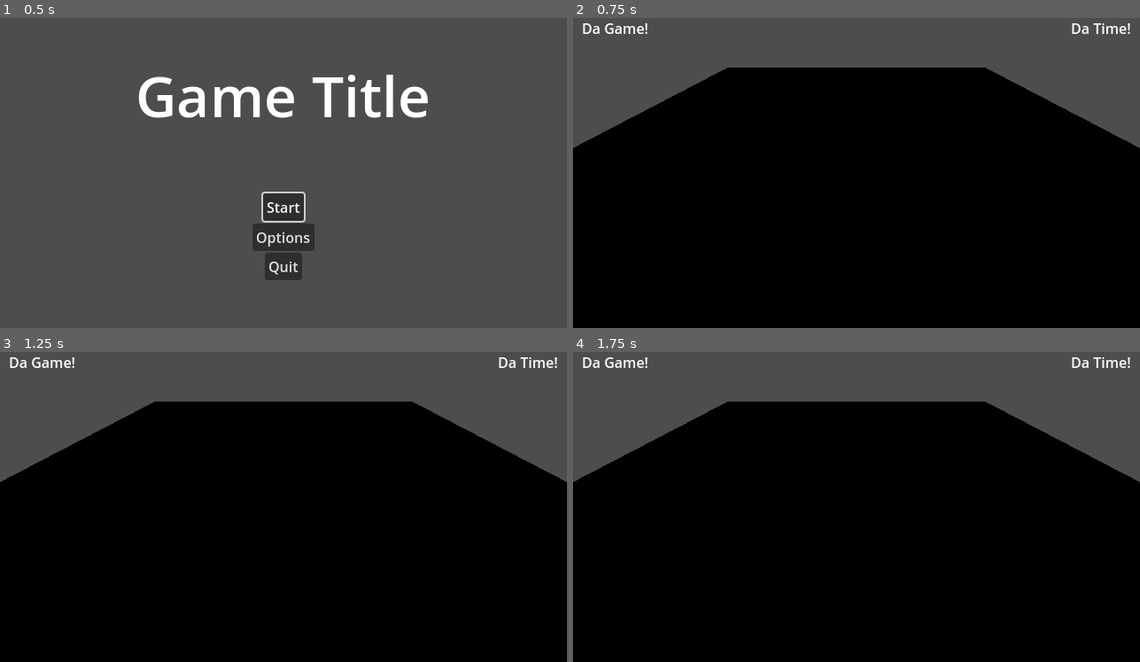
Above: before the commit, frames 1-4 (two rows, left to right).
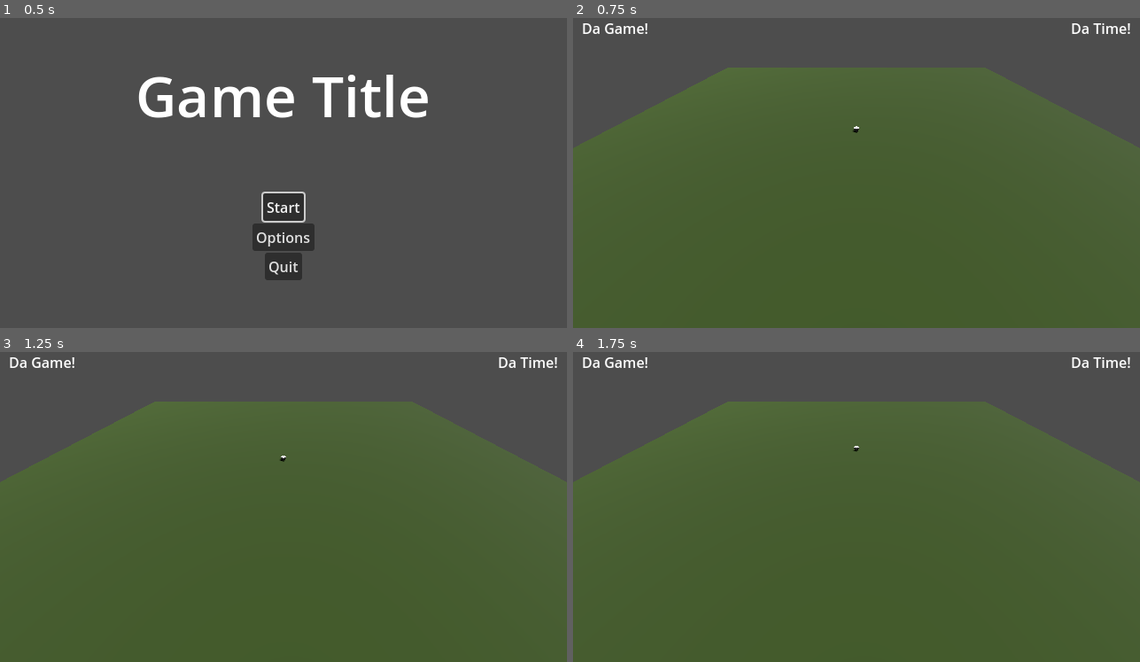
Above: after the commit, the same moments.

Repository: hunttis/ld-58
Game: Godot game, scene res://assets/scenes/master.tscn
Two runs of this game, one before a commit and one after it. Both use one fixed random seed, a clock stepped at 60 frames per second and the inputs below.
Inputs:
- Up to frame 1 (0.5 s): no input
- Up to frame 2 (0.75 s): click "Start" at 0.5 s
- Up to frame 3 (1.25 s): no input
- Up to frame 4 (1.75 s): tap Enter at 1.25 s

Frame 1 is identical in both runs. In frame 2, 77% of the frame differs, in the area x 0-100%, y 16-100%; in frame 3, 77%; in frame 4, 77%.

Commit message:
add light and sheep to game scene

Diff:
--- a/assets/scenes/game.tscn
+++ b/assets/scenes/game.tscn
@@ -1,6 +1,7 @@
-[gd_scene load_steps=4 format=3 uid="uid://41ihcei70jgf"]
+[gd_scene load_steps=5 format=3 uid="uid://41ihcei70jgf"]
 
 [ext_resource type="PackedScene" uid="uid://d2n143c74e0i6" path="res://assets/scenes/ui/ui.tscn" id="1_cb66b"]
+[ext_resource type="PackedScene" uid="uid://divjv3eaenwq7" path="res://assets/scenes/game/sheep/Sheep.tscn" id="2_dis88"]
 
 [sub_resource type="StandardMaterial3D" id="StandardMaterial3D_cb66b"]
 albedo_color = Color(0.19612399, 0.28652012, 0.088972054, 1)
@@ -21,4 +22,8 @@
 current = true
 
 [node name="DirectionalLight3D" type="DirectionalLight3D" parent="."]
-transform = Transform3D(0.9936879, 0, 0.112180024, 0, 1, 0, -0.112180024, 0, 0.9936879, 53.40571, 37.840714, -23.626686)
+transform = Transform3D(0.0069024093, -0.65268046, 0.7576019, 0.0059462376, 0.7576333, 0.6526534, -0.9999585, 0, 0.009110489, 53.40571, 14.066107, -23.626686)
+light_energy = 2.0
+shadow_enabled = true
+
+[node name="Sheep" parent="." instance=ExtResource("2_dis88")]
